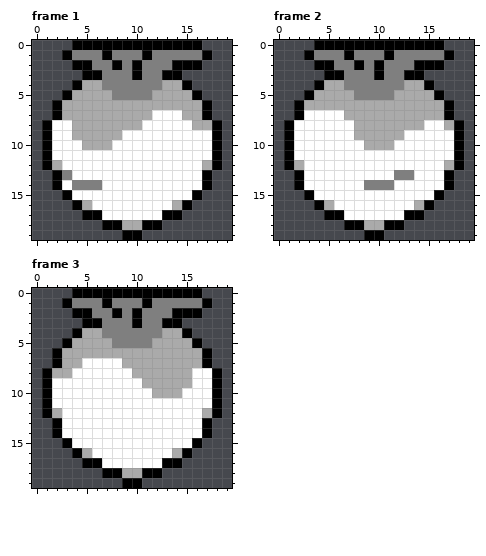
Two versions of one pixel-art file, art/turnip_twirl.ase. The first picture shows the starting point.
20x20 pixels, 6 frames. Shown: frame 1, frame 2, frame 3. The commit also changed other frames, which this record leaves out.
After the commit:
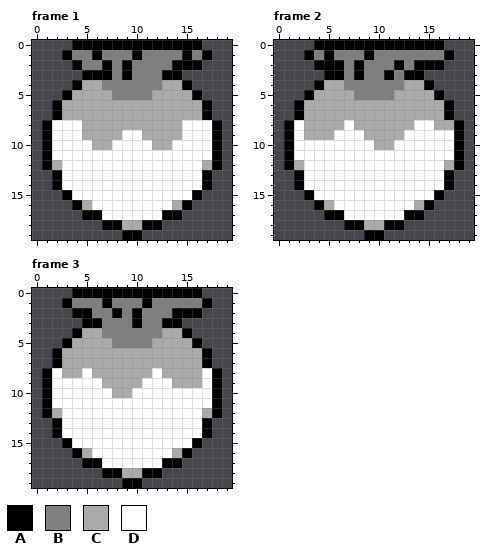
Palette (. is transparent): A #000000  B #7f7f7f  C #aaaaaa  D #ffffff
From old to new:
--- frame 1
@@ x 0..19 @@
  0 ....AAAAAAAAAAAAA...
- 1 ...ABBBABBBABBBBBA..
- 2 ....AABBABABBBAAA...
- 3 .....AABBBABBAA.....
+ 1 ...ABBABBBABBBBABA..
+ 2 ....ABBABABBBBAAA...
+ 3 .....AAABABBBAA.....
  4 ....ACCBBBBBBCCA....
@@ x 0..19 @@
  6 ..ACCCCCCCCCCCCCCA..
- 7 ..ACCCCCCCCCDDDCCA..
- 8 .ADDCCCCCCCDDDDDCCA.
- 9 .ADDCCCCCDDDDDDDDDA.
-10 .ADDDCCCDDDDDDDDDDA.
+ 7 ..ACCCCCCCCCCCCCCA..
+ 8 .ADDDCCCCCCCCCCDDDA.
+ 9 .ADDDCCCCDDCCCCDDDA.
+10 .ADDDDCCDDDDCCDDDDA.
 11 .ADDDDDDDDDDDDDDDDA.
 12 .ACDDDDDDDDDDDDDDCA.
-13 ..ABDDDDDDDDDDDDDA..
-14 ..ADBBBDDDDDDDDDDA..
+13 ..ADDDDDDDDDDDDDDA..
+14 ..ADDDDDDDDDDDDDDA..
 15 ...ADDDDDDDDDDDDA...
--- frame 2
@@ x 3..14 @@
  0 .AAAAAAAAAAA
- 1 ABBBABBBABBB
- 2 .AABBABABBBA
- 3 ..AABBBABBAA
+ 1 ABABBBABBBBB
+ 2 .AAABABBBABA
+ 3 ..AABABBABAA
  4 .ACCBBBBBBCC
@@ x 0..19 @@
  6 ..ACCCCCCCCCCCCCCA..
- 7 ..ADDDDCCCCCCCCCCA..
- 8 .ADDDDDDCCCCCCCDDCA.
- 9 .ADDDDDDCCCCCDDDDDA.
-10 .ADDDDDDDCCCDDDDDDA.
+ 7 ..ACCCCCCCCCCCCCCA..
+ 8 .ADCCCCDCCCCCCDDCCA.
+ 9 .ADCCCDDDCCCCDDDDDA.
+10 .ADDDDDDDDCCDDDDDDA.
 11 .ADDDDDDDDDDDDDDDDA.
 12 .ACDDDDDDDDDDDDDDCA.
-13 ..ADDDDDDDDDBBDDDA..
-14 ..ADDDDDDBBBDDDDDA..
+13 ..ADDDDDDDDDDDDDDA..
+14 ..ADDDDDDDDDDDDDDA..
 15 ...ADDDDDDDDDDDDA...
--- frame 3
@@ x 0..19 @@
  6 ..ACCCCCCCCCCCCCCA..
- 7 ..ACCDDDDCCCCCCCCA..
- 8 .ACCDDDDDDCCCCCCDDA.
- 9 .ADDDDDDDDDCCCCCDDA.
-10 .ADDDDDDDDDDCCCDDDA.
+ 7 ..ACCCCCCCCCCCCCCA..
+ 8 .ADCCDCCCCCCDCCCCDA.
+ 9 .ADDDDDCCCCDDDCCCDA.
+10 .ADDDDDDCCDDDDDDDDA.
 11 .ADDDDDDDDDDDDDDDDA.
